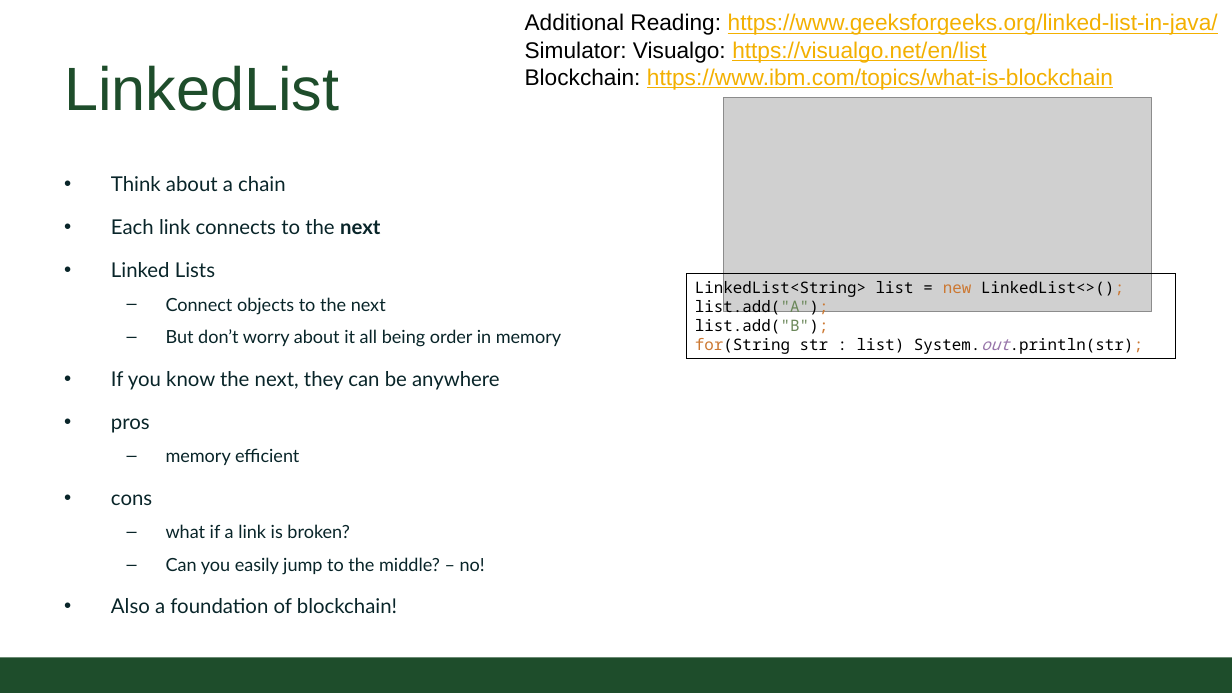
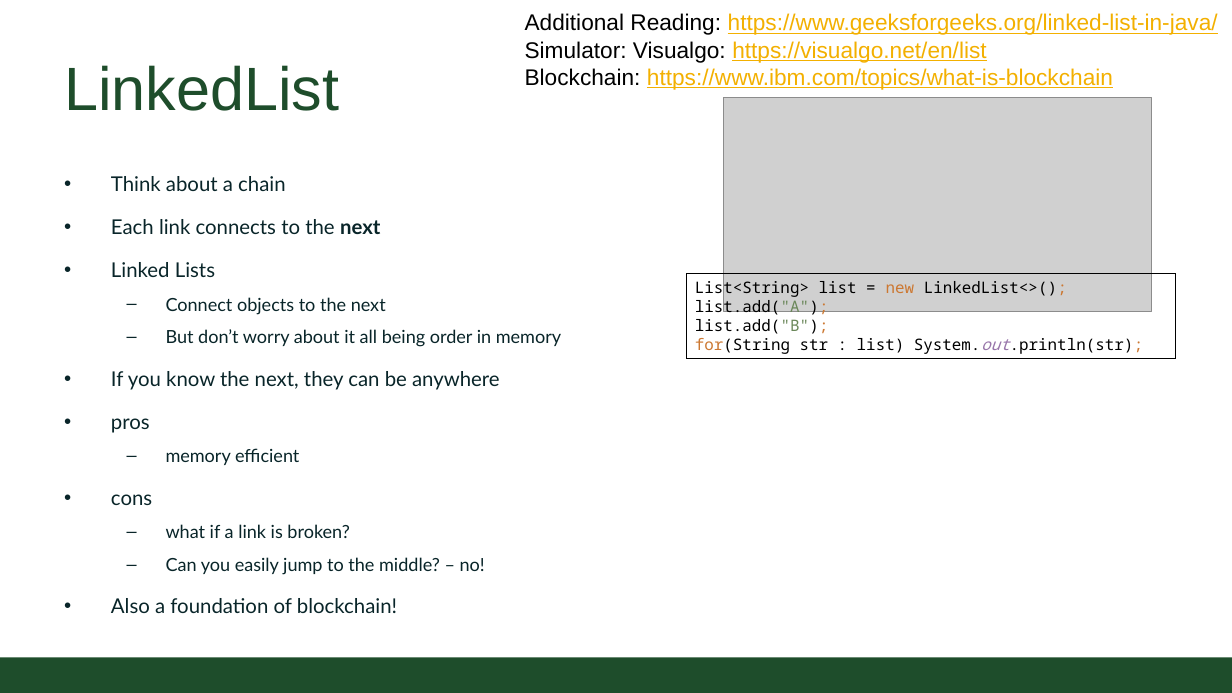
Before and after one commit to CSU-CompSci-CS163-4/Handouts, a slide deck: slide 4 of slides/On-Campus/14_03_Collections.pptx. Drawn at 1232x693 pixels with LibreOffice and Linux fonts; fonts in the diff are those of the drawing; grey boxes stand for pictures; background and template pictures are left out. Boxes give left, top, right and bottom in pixels: in the first picture for what was removed or moved away, otherwise in the second. Text is boxed around its words. In the diff, an @@ line names an element or a change of style, - is before the commit and + after.

Commit message:
Minor change to include polymorphism for list

```diff
--- a/slides/On-Campus/14_03_Collections.pptx
+++ b/slides/On-Campus/14_03_Collections.pptx
@@ text in rectangle at (695,279,1144,354): text changed @@
-LinkedList<String> list = new LinkedList<>();
-list.add("A");
-list.add("B");
-for(String str : list) System.out.println(str);
+List<String> list = new LinkedList<>();
+list.add("A");
+list.add("B");
+for(String str : list) System.out.println(str);
```
Also in this commit, not shown: 1 other slide changed.
